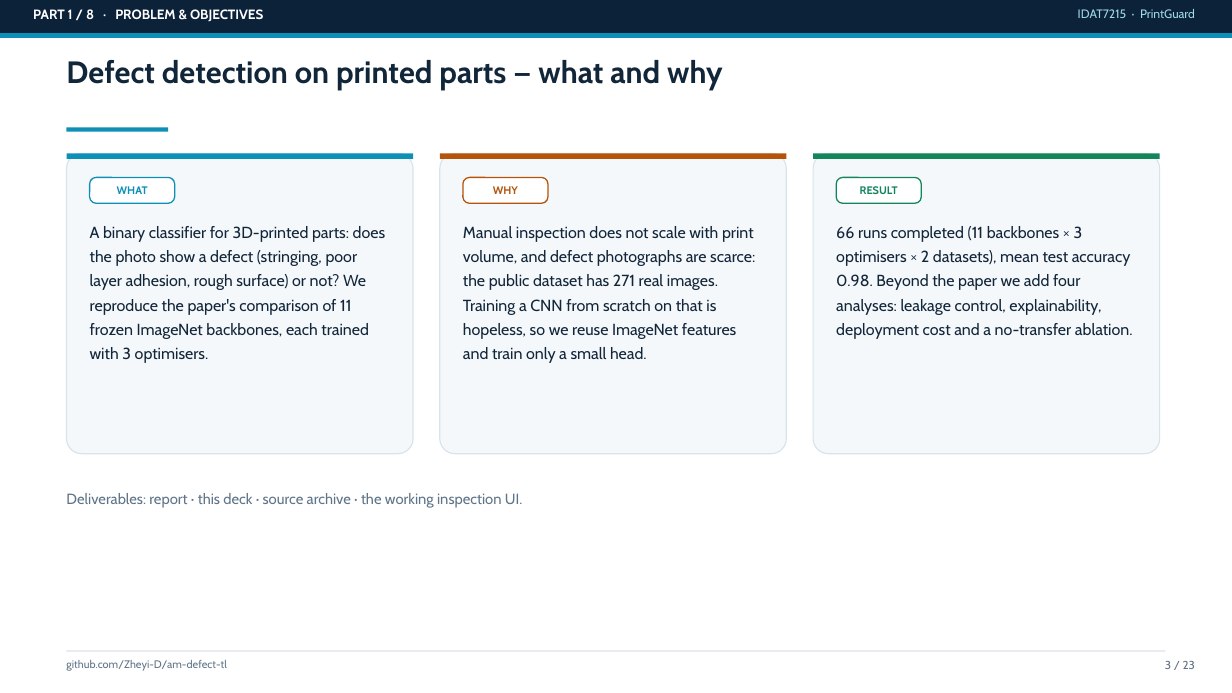
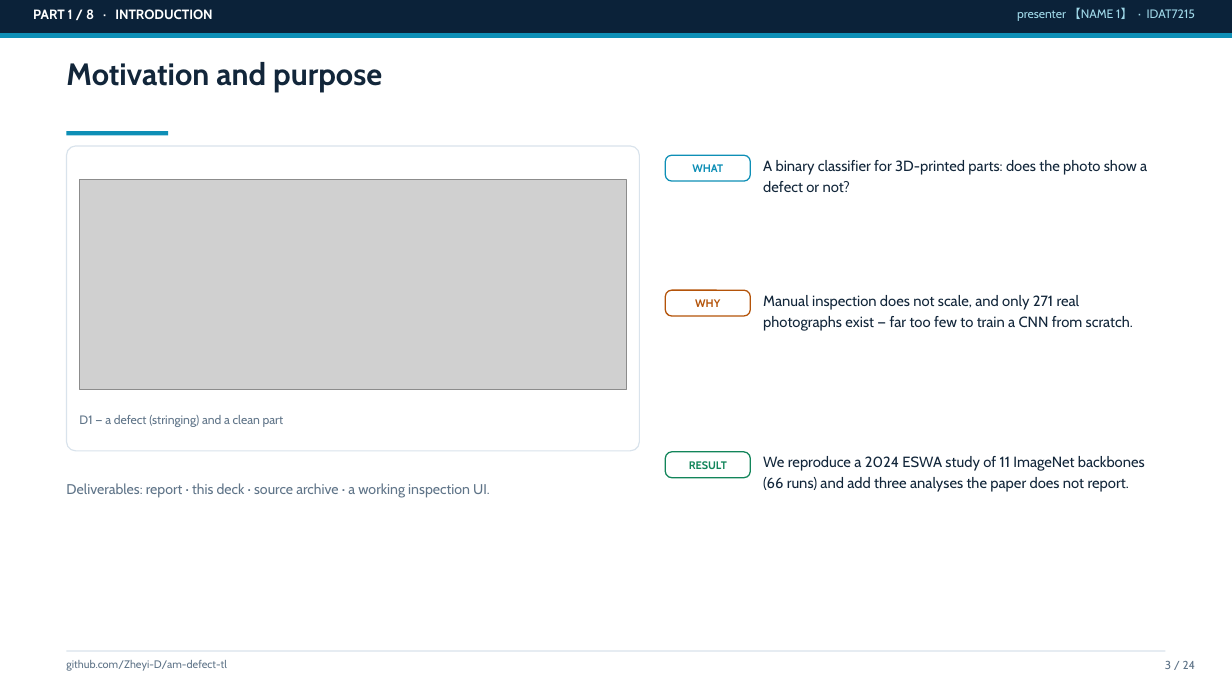
Before and after one commit to Zheyi-D/am-defect-tl, a slide deck: slide 3 of reports/slides_draft.pptx. Drawn at 1232x693 pixels with LibreOffice and Linux fonts; fonts in the diff are those of the drawing; grey boxes stand for pictures. Boxes give left, top, right and bottom in pixels: in the first picture for what was removed or moved away, otherwise in the second. Text is boxed around its words. In the diff, an @@ line names an element or a change of style, - is before the commit and + after.

```diff
--- a/reports/slides_draft.pptx
+++ b/reports/slides_draft.pptx
@@ text at (x1=33, y1=9, x2=212, y2=19): text changed @@
-PART 1 / 8 · PROBLEM & OBJECTIVES
+PART 1 / 8 · INTRODUCTION
@@ text added at (x1=1017, y1=7, x2=1195, y2=21), 9.5 pt, text #9FD8E8 @@
+presenter 【NAME 1】 · IDAT7215
@@ text removed at (x1=1078, y1=9, x2=1195, y2=18) @@
-IDAT7215 · PrintGuard
@@ text at (x1=66, y1=62, x2=382, y2=92): text changed @@
-Defect detection on printed parts — what and why
+Motivation and purpose
@@ rectangle moved from (x1=67, y1=128, x2=168, y2=131) to (x1=67, y1=131, x2=168, y2=135) @@
@@ rounded rectangle resized from (x1=67, y1=153, x2=413, y2=454) to (x1=67, y1=146, x2=640, y2=451) @@
@@ rounded rectangle at (x1=67, y1=146, x2=640, y2=451): fill #F5F8FB to #FFFFFF; proportions changed @@
@@ rectangle removed at (x1=67, y1=153, x2=413, y2=159) @@
@@ rounded rectangle removed at (x1=440, y1=153, x2=787, y2=454) @@
@@ rectangle removed at (x1=440, y1=153, x2=787, y2=159) @@
@@ text "WHAT" moved from (x1=117, y1=186, x2=148, y2=194) to (x1=692, y1=164, x2=723, y2=172) @@
@@ rounded rectangle moved from (x1=90, y1=177, x2=175, y2=203) to (x1=665, y1=155, x2=750, y2=181) @@
@@ text added at (x1=763, y1=160, x2=1147, y2=192), 11.5 pt, text #12263A @@
+A binary classifier for 3D-printed parts: does the photo show a defect or not?
@@ rounded rectangle removed at (x1=813, y1=153, x2=1160, y2=454) @@
@@ rectangle removed at (x1=813, y1=153, x2=1160, y2=159) @@
@@ picture added at (x1=79, y1=180, x2=627, y2=390) @@
@@ text removed at (x1=90, y1=226, x2=386, y2=363) @@
-A binary classifier for 3D-printed parts: does the photo show a defect (stringing, poor layer adhesion, rough surface) or not? We reproduce the paper's comparison of 11 frozen ImageNet backbones, each trained with 3 optimisers.
@@ text removed at (x1=463, y1=226, x2=755, y2=363) @@
-Manual inspection does not scale with print volume, and defect photographs are scarce: the public dataset has 271 real images. Training a CNN from scratch on that is hopeless, so we reuse ImageNet features and train only a small head.
@@ text removed at (x1=836, y1=226, x2=1133, y2=339) @@
-66 runs completed (11 backbones × 3 optimisers × 2 datasets), mean test accuracy 0.98. Beyond the paper we add four analyses: leakage control, explainability, deployment cost and a no-transfer ablation.
@@ text "WHY" moved from (x1=493, y1=186, x2=518, y2=194) to (x1=695, y1=299, x2=720, y2=307) @@
@@ rounded rectangle moved from (x1=463, y1=177, x2=548, y2=203) to (x1=665, y1=290, x2=750, y2=316) @@
@@ text added at (x1=763, y1=295, x2=1133, y2=331), 11.5 pt, text #12263A @@
+Manual inspection does not scale, and only 271 real photographs exist — far too few to train a CNN from scratch.
@@ text added at (x1=79, y1=415, x2=284, y2=427), 9.5 pt, text #5F7488 @@
+D1 — a defect (stringing) and a clean part
@@ text "RESULT" moved from (x1=860, y1=186, x2=898, y2=194) to (x1=689, y1=461, x2=727, y2=469) @@
@@ rounded rectangle moved from (x1=836, y1=177, x2=921, y2=203) to (x1=665, y1=452, x2=750, y2=478) @@
@@ text added at (x1=763, y1=456, x2=1145, y2=492), 11.5 pt, text #12263A @@
+We reproduce a 2024 ESWA study of 11 ImageNet backbones (66 runs) and add three analyses the paper does not report.
@@ text at (x1=66, y1=483, x2=490, y2=498): text changed; size 11.5 to 11 pt @@
-Deliverables: report · this deck · source archive · the working inspection UI.
+Deliverables: report · this deck · source archive · a working inspection UI.
@@ text at (x1=1165, y1=661, x2=1196, y2=669): text changed @@
-3 / 23
+3 / 24
```
Also in this commit, not shown: 18 other slides changed, 5 slides added, 4 slides removed, 2 other files.
